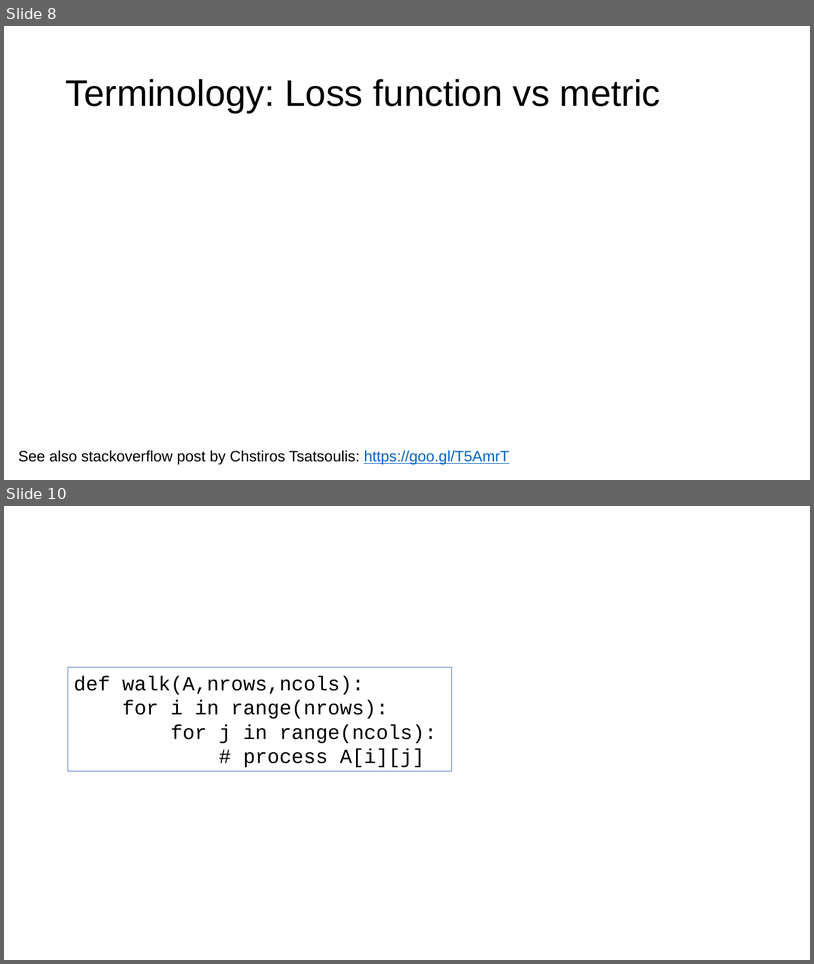
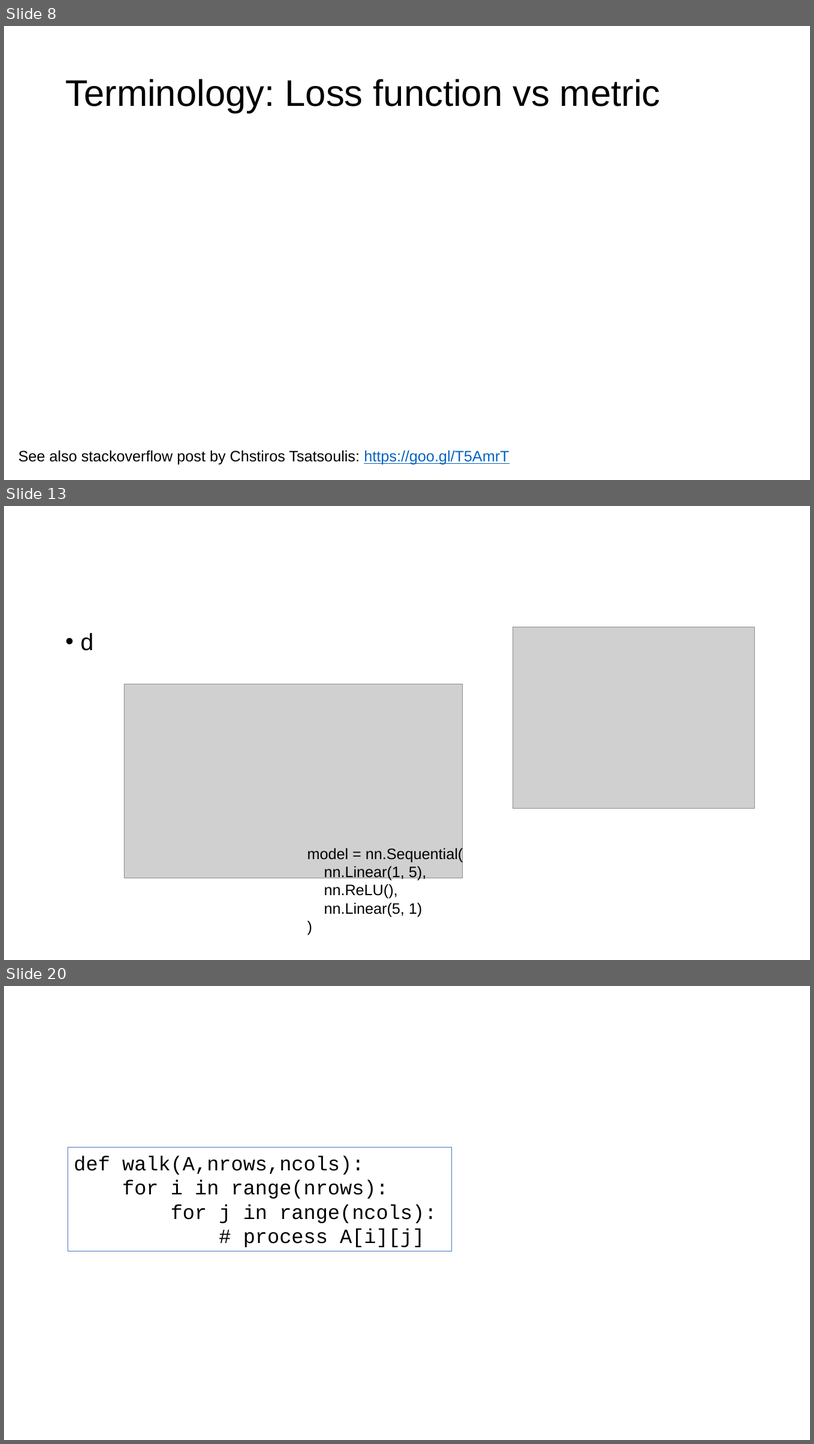
Before and after one commit to parrt/fundamentals-of-deep-learning, a slide deck: lectures/intro.pptx. Shown one above the other, each under a label of ours: slides 8 and 10 before the commit, slides 8, 13 and 20 after it; the slides between them are not shown. The pictures are 814x964 and 814x1444 pixels, drawn with LibreOffice and Linux fonts; fonts in the diff are those of the drawing; grey boxes stand for pictures; background and template pictures are left out. Boxes give left, top, right and bottom in pixels: in the first picture for what was removed or moved away, otherwise in the second. Text is boxed around its words. In the diff, an @@ line names an element or a change of style, - is before the commit and + after.

```diff
--- a/lectures/intro.pptx
+++ b/lectures/intro.pptx
@@ slide 13 added at (x1=4, y1=506, x2=810, y2=960), background #FFFFFF @@
@@ picture added at (x1=513, y1=627, x2=755, y2=808) @@
@@ text added at (x1=65, y1=633, x2=93, y2=651), 28 pt, text #000000 @@
+• d
@@ picture added at (x1=125, y1=684, x2=463, y2=878) @@
@@ text added at (x1=308, y1=847, x2=463, y2=916), 18 pt, text #000000 @@
+model = nn.Sequential(
+nn.Linear(1, 5),
+nn.ReLU(),
+nn.Linear(5, 1)
+)
@@ what was slide 10 is now slide 20 @@
```
Also in this commit, not shown: 3 slides changed, 9 other slides added, 5 other files.
